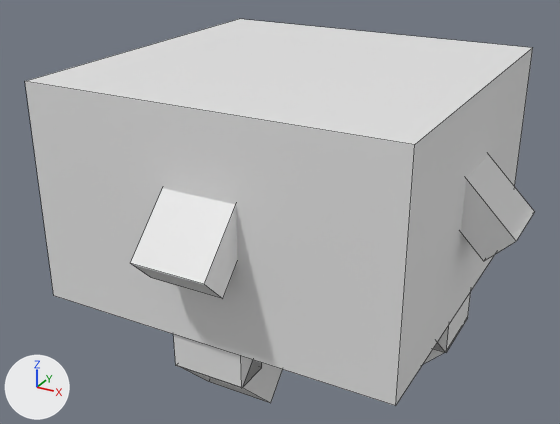
Two versions of the OBJ model src/main/resources/assets/gadomancy/models/block/redirection_focus.obj, one commit apart.
Rendered twice from a 50 mm lens placed at (1.092, -1.648, 0.669), pointed at (0.471, -0.52, 0.104). Arrows for +X, +Y and +Z are at lower left; the lights stay in place. The picture after the commit comes second. Mesh edges are drawn as thin lines. Materials are left out; every surface is plain grey. Where no turn or scale is listed for an object, it has been applied to the vertices. Vertices at exactly the same position are counted once.

In view in the first picture: 'redirection_focus'.
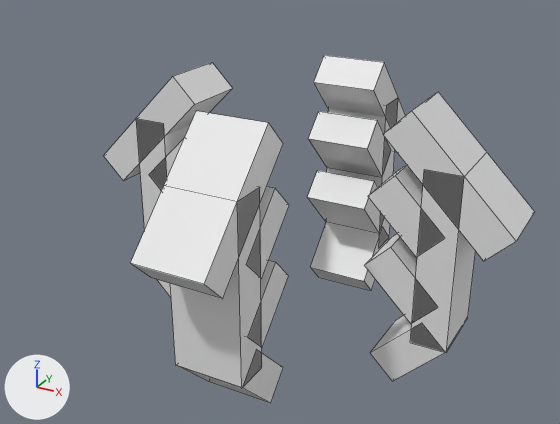
What the commit changed:
me_redirection_focus is used by ob_redirection_focus; location (0.0, 0.0, 0.0).
me_redirection_focus had 168 vertices, 126 faces and spanned x 0.103..0.897, y -0.897..-0.103, z -0.151..0.375.
me_redirection_focus now has 160 vertices, 120 faces and spans x 0.103..0.897, y -0.897..-0.103, z -0.151..0.34.
me_redirection_focus part 1: the loose piece of 8 vertices spanning x 0.188..0.812, y -0.812..-0.187, z 0.0..0.375 is deleted.

Changed parts and their boxes [x1, y1, x2, y2] in the pictures (560 x 424 px):
'redirection_focus', reshaped (15% narrower, 10% shorter)
    before: [25, 19, 534, 406]
    after: [103, 55, 534, 403]
part 1 of me_redirection_focus, deleted
    before: [25, 19, 533, 406]
